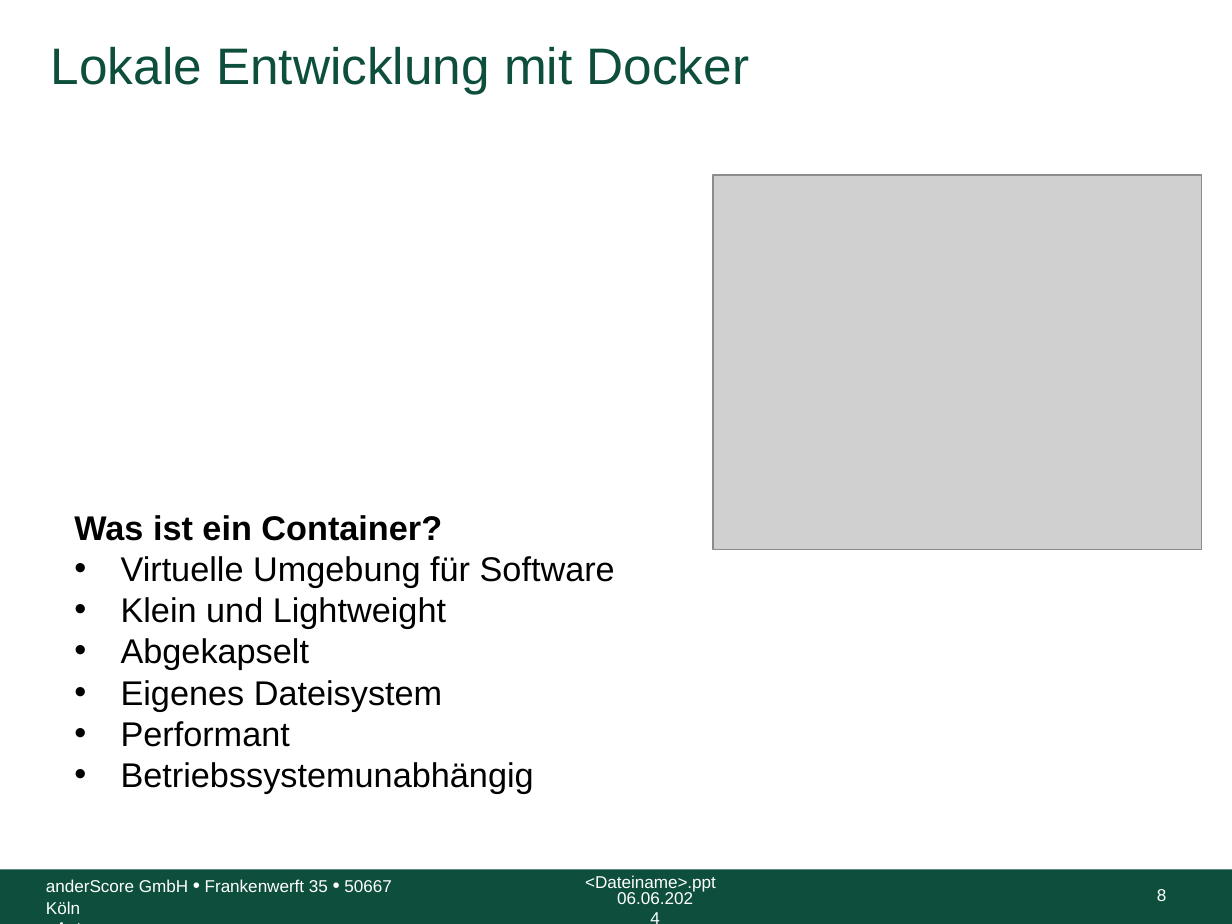
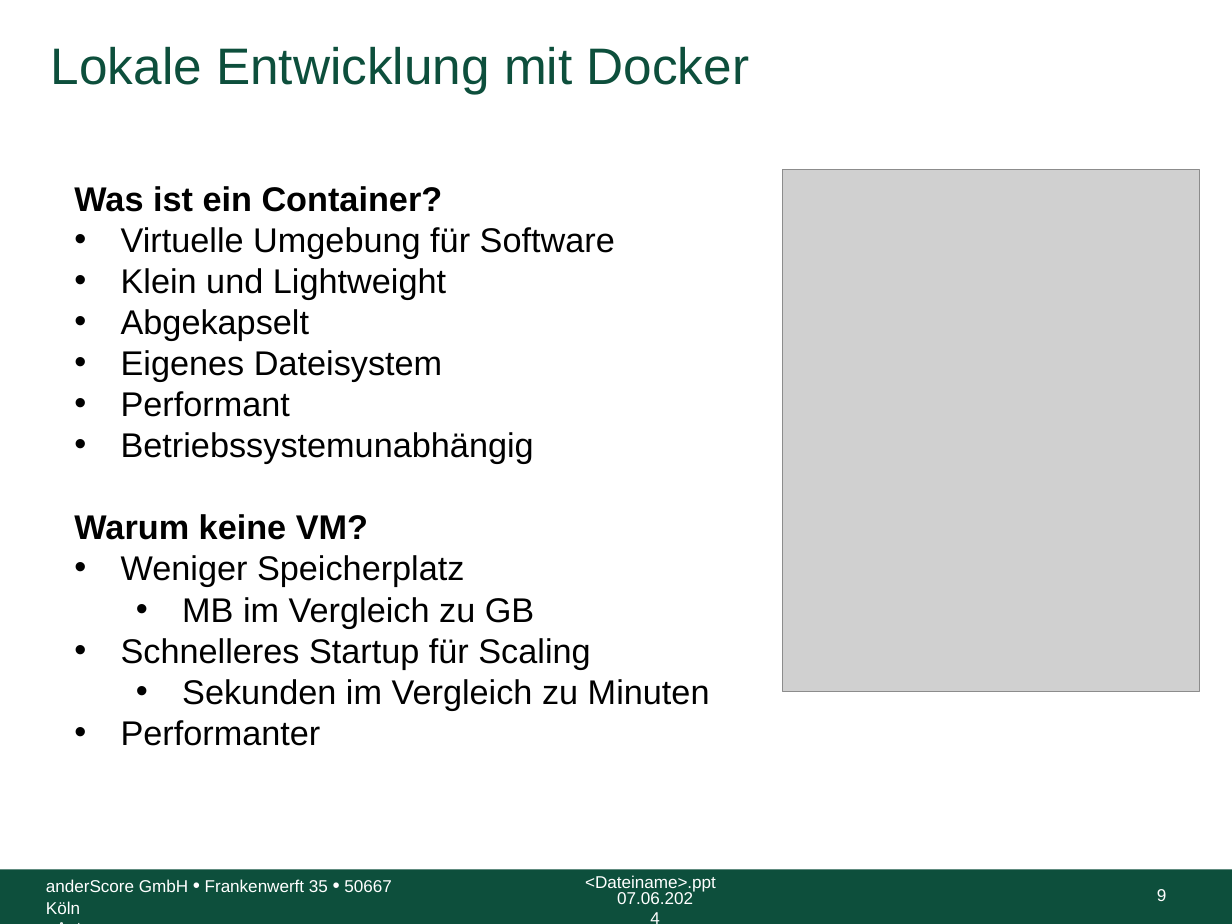
Before and after one commit to anderscore-gmbh/gitlab, a slide deck: slide 9 of slides/Tag-3_2-Docker.pptx (slide 8 before the commit). Drawn at 1232x924 pixels with LibreOffice and Linux fonts; fonts in the diff are those of the drawing; grey boxes stand for pictures; background and template pictures are left out. Boxes give left, top, right and bottom in pixels: in the first picture for what was removed or moved away, otherwise in the second. Text is boxed around its words. In the diff, an @@ line names an element or a change of style, - is before the commit and + after.

Commit message:
Verbesserungen Tag 3-2 Docker

```diff
--- a/slides/Tag-3_2-Docker.pptx
+++ b/slides/Tag-3_2-Docker.pptx
@@ text "Was ist ein Container?": place and size @@
-text "Was ist ein Container?" at (74, 515, 615, 793)
+text "Was ist ein Container?" at (74, 186, 710, 746)
@@ text "Was ist ein Container?" at (74, 186, 710, 746): vertical alignment middle to top @@
@@ picture: place and size @@
-picture at (713, 175, 1202, 549)
+picture at (782, 170, 1200, 691)
@@ text at (74, 514, 710, 746): paragraphs added @@
+Warum keine VM?
+• Weniger Speicherplatz
+  • MB im Vergleich zu GB
+• Schnelleres Startup für Scaling
+  • Sekunden im Vergleich zu Minuten
+• Performanter
@@ text at (617, 892, 693, 904): text changed @@
-06.06.2024
+07.06.2024
@@ page number at (1157, 889, 1167, 901): text changed @@
-8
+9
```
Also in this commit, not shown: 31 other slides changed, 1 slide added, 2 other files.
